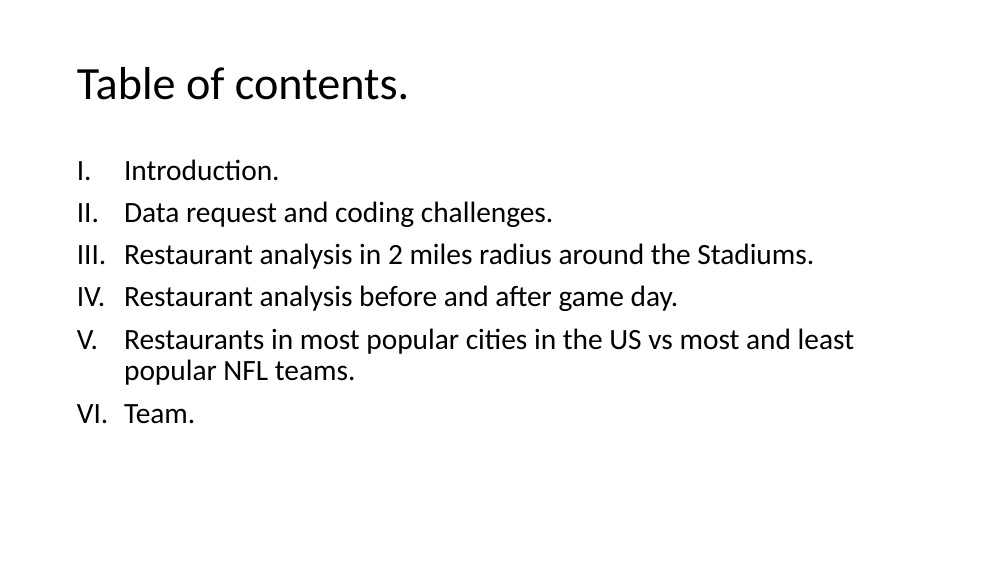
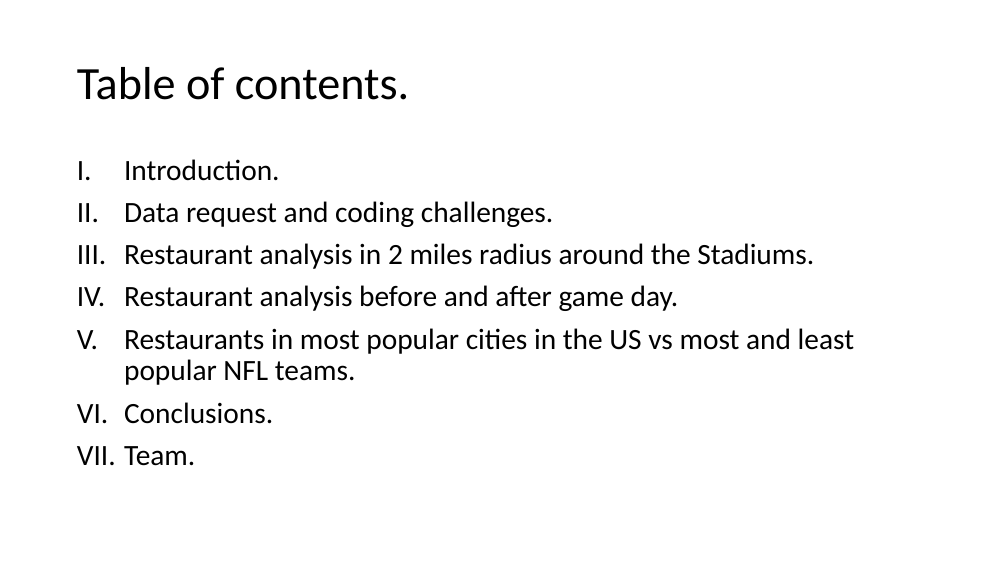
Before and after one commit to jjying89/Yelp-Restaurants-Analysis, a slide deck: slide 2 of Presentation/Team_4-Restaurant_Density_Analysis..pptx. Drawn at 1008x567 pixels with LibreOffice and Linux fonts; fonts in the diff are those of the drawing. Boxes give left, top, right and bottom in pixels: in the first picture for what was removed or moved away, otherwise in the second. Text is boxed around its words. In the diff, an @@ line names an element or a change of style, - is before the commit and + after.

```diff
--- a/Presentation/Team_4-Restaurant_Density_Analysis..pptx
+++ b/Presentation/Team_4-Restaurant_Density_Analysis..pptx
@@ text at [124, 402, 273, 424]: paragraph added @@
+VI. Conclusions.
```
Also in this commit, not shown: 9 other slides changed, 4 slides added.
